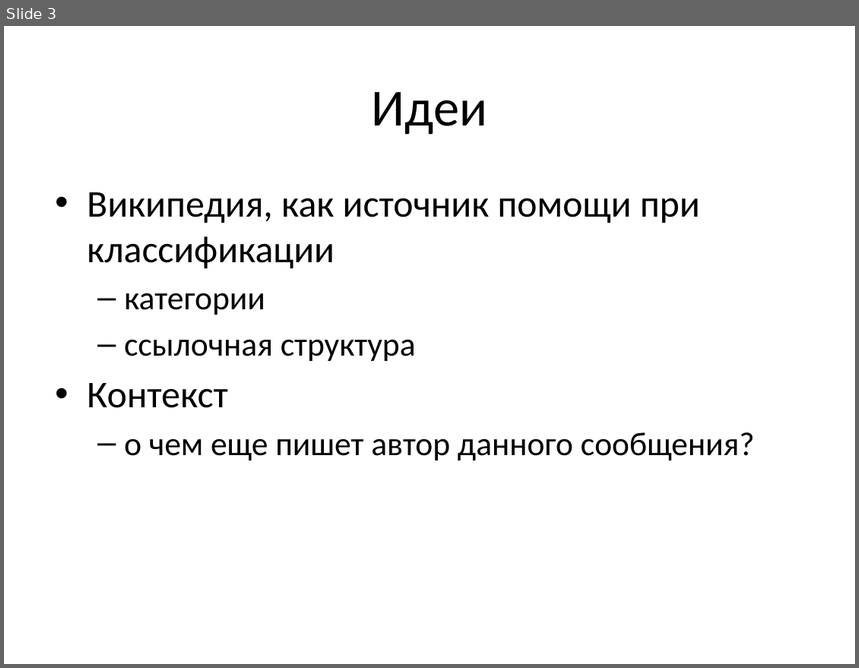
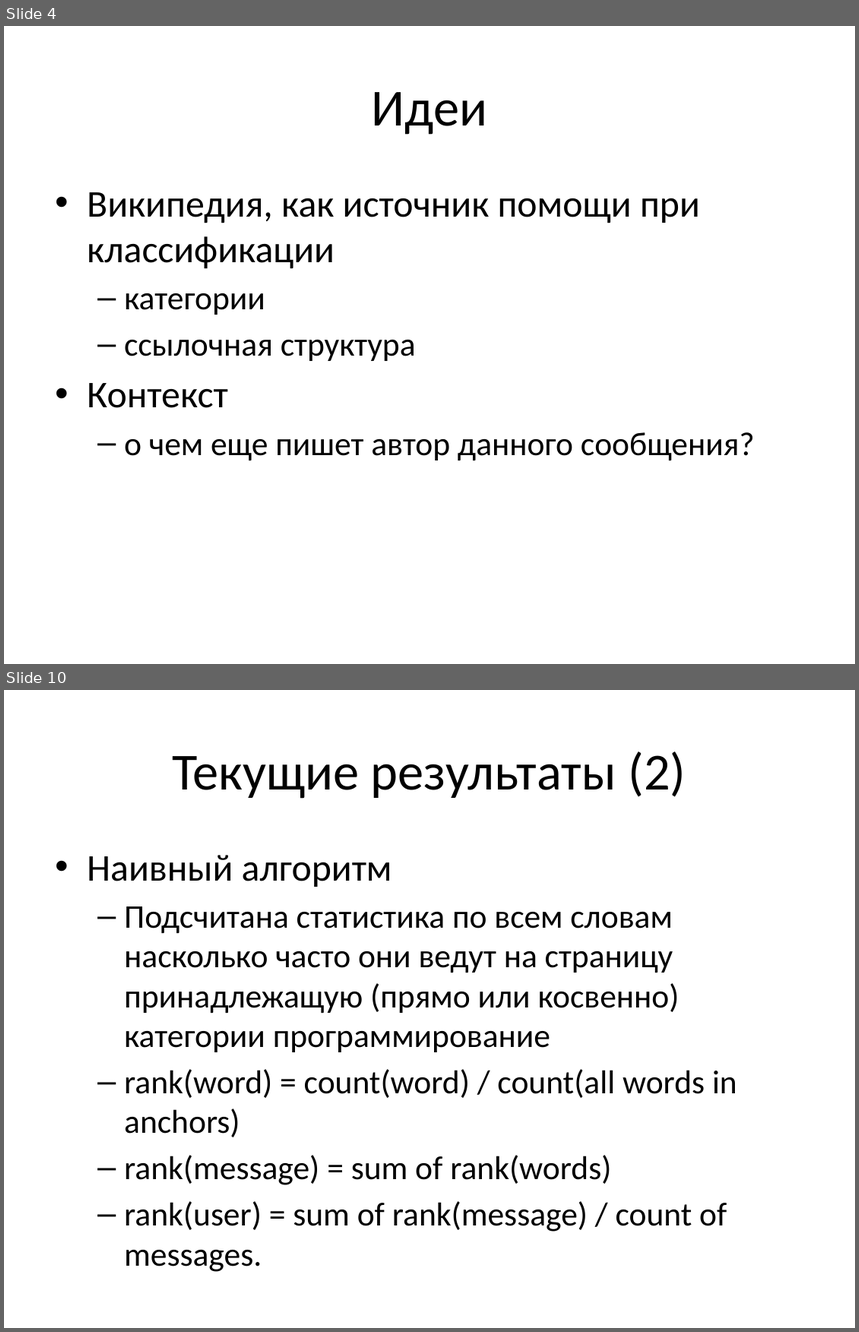
Before and after one commit to ttim/Diploma, a slide deck: docs/spisok2012-slides.pptx. Shown one above the other, each under a label of ours: slide 3 before the commit, slides 4 and 10 after it; the slides between them are not shown. The pictures are 859x668 and 859x1332 pixels, drawn with LibreOffice and Linux fonts; fonts in the diff are those of the drawing. Boxes give left, top, right and bottom in pixels: in the first picture for what was removed or moved away, otherwise in the second. Text is boxed around its words. In the diff, an @@ line names an element or a change of style, - is before the commit and + after.

```diff
--- a/docs/spisok2012-slides.pptx
+++ b/docs/spisok2012-slides.pptx
@@ slide 10 added at (x1=4, y1=690, x2=855, y2=1328), background #FFFFFF @@
@@ title added at (x1=172, y1=752, x2=686, y2=799), 44 pt, text #000000 @@
+Текущие результаты (2)
@@ text added at (x1=87, y1=855, x2=737, y2=1272), 28 pt, text #000000 @@
+• Наивный алгоритм
+  – Подсчитана статистика по всем словам насколько часто они ведут на страницу принадлежащую (прямо или косвенно) категории программирование
+  – rank(word) = count(word) / count(all words in anchors)
+  – rank(message) = sum of rank(words)
+  – rank(user) = sum of rank(message) / count of messages.
@@ what was slide 3 is now slide 4 @@
```
Also in this commit, not shown: 5 slides changed, 4 other slides added, 1 other file.
